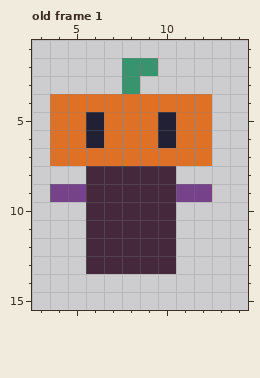
One commit to this pixel-art file: Art/player.aseprite. The picture above was drawn from the file before the commit.
16x16 pixels, 1 frame. Shown: old frame 1: x 3..14, y 1..15. The commit also changed other frames, which this record leaves out.
Now the later version:
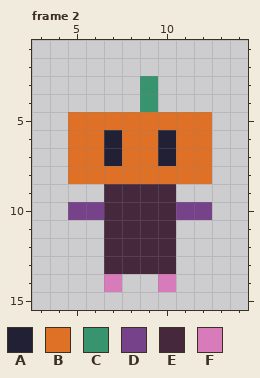
Palette (. is transparent): A #222034  B #df7126  C #37946e  D #76428a  E #45283c  F #d77bba
A new or re-ordered frame is compared with the old frame closest to it.
The exact change:
{"change": "frames 1 -> 2"}
{"where": "frame 2 is new; against old frame 1, layer \"Layer 1\""}
{"frame":2,"y":2,"x":8,"old":"CC","new":".."}
{"frame":2,"y":3,"x":8,"old":"C.","new":".C"}
{"frame":2,"y":4,"x":4,"old":"BBBBBBBBB","new":".....C..."}
{"frame":2,"y":5,"x":4,"old":"B","new":"."}
{"frame":2,"y":5,"x":6,"old":"A","new":"B"}
{"frame":2,"y":5,"x":10,"old":"A","new":"B"}
{"frame":2,"y":6,"x":4,"old":"B","new":"."}
{"frame":2,"y":6,"x":6,"old":"AB","new":"BA"}
{"frame":2,"y":7,"x":4,"old":"B","new":"."}
{"frame":2,"y":7,"x":7,"old":"B","new":"A"}
{"frame":2,"y":7,"x":10,"old":"B","new":"A"}
{"frame":2,"y":8,"x":5,"old":".EEEEE..","new":"BBBBBBBB"}
{"frame":2,"y":9,"x":4,"old":"DDE","new":"..."}
{"frame":2,"y":9,"x":11,"old":"DD","new":".."}
{"frame":2,"y":10,"x":5,"old":".E","new":"DD"}
{"frame":2,"y":10,"x":11,"old":"..","new":"DD"}
{"frame":2,"y":11,"x":6,"old":"E","new":"."}
{"frame":2,"y":12,"x":6,"old":"E","new":"."}
{"frame":2,"y":13,"x":6,"old":"E","new":"."}
{"frame":2,"y":14,"x":7,"old":".","new":"F"}
{"frame":2,"y":14,"x":10,"old":".","new":"F"}
{"label":"changed","picture_box":[50,58,212,292]}
